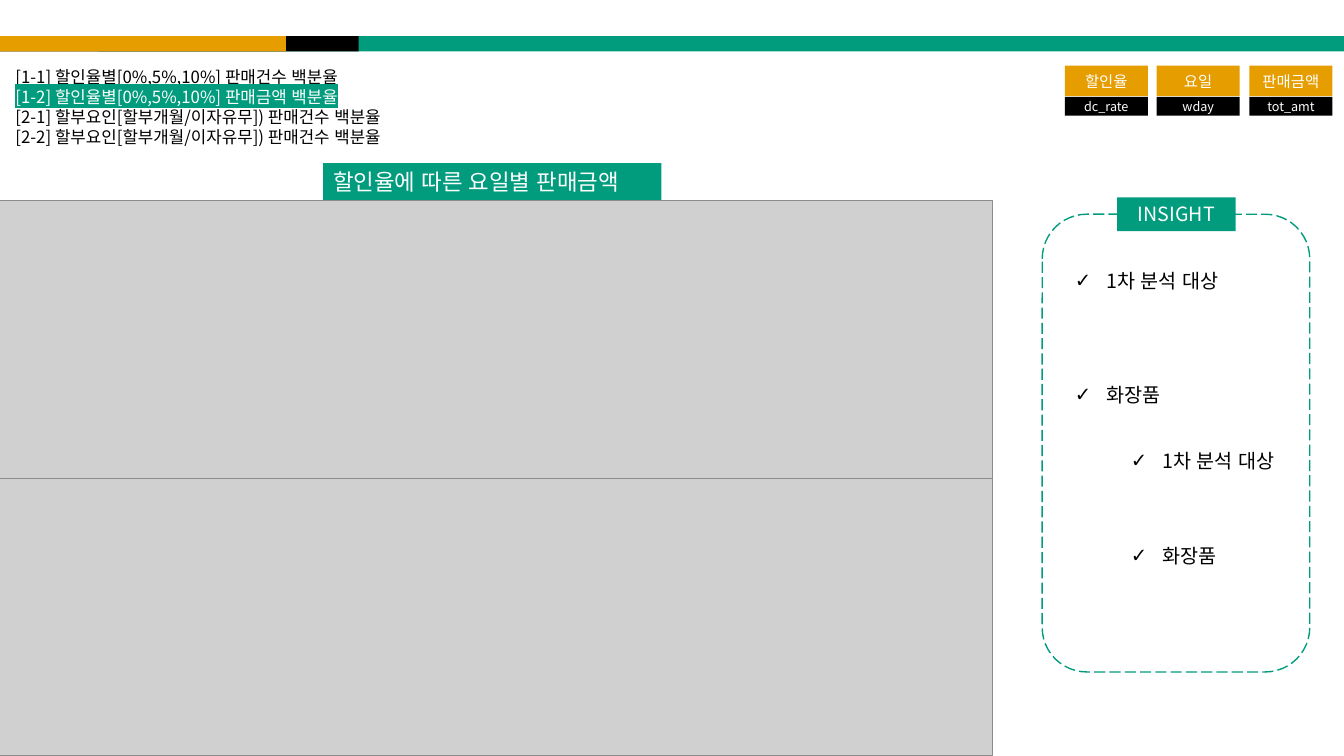
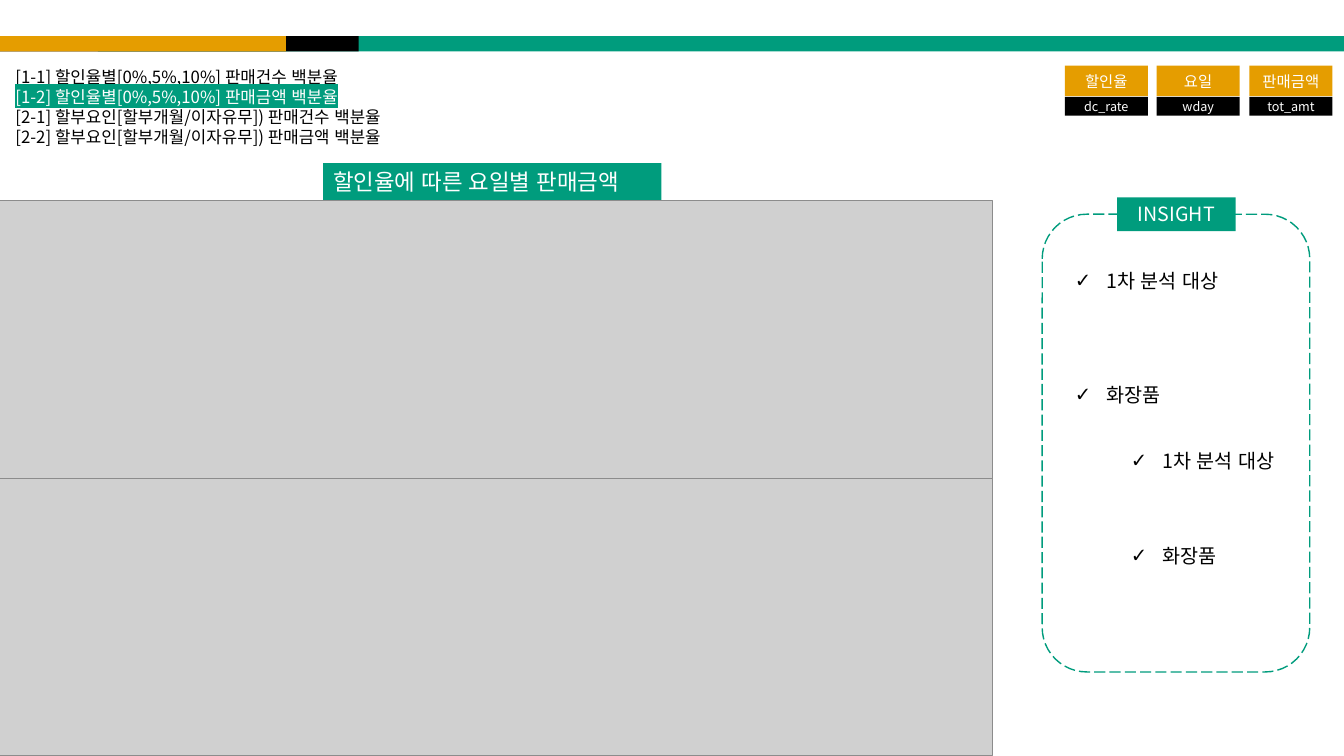
Before and after one commit to horaeng1/Asiae_AI, a slide deck: slide 32 of 1_Code/4_kim/R/BA_Project.pptx. Drawn at 1344x756 pixels with LibreOffice and Linux fonts; fonts in the diff are those of the drawing; grey boxes stand for pictures. Boxes give left, top, right and bottom in pixels: in the first picture for what was removed or moved away, otherwise in the second. Text is boxed around its words. In the diff, an @@ line names an element or a change of style, - is before the commit and + after.

```diff
--- a/1_Code/4_kim/R/BA_Project.pptx
+++ b/1_Code/4_kim/R/BA_Project.pptx
@@ text at (x1=15, y1=129, x2=380, y2=146): text changed @@
-[2-2] 할부요인[할부개월/이자유무]) 판매건수 백분율
+[2-2] 할부요인[할부개월/이자유무]) 판매금액 백분율
```
Also in this commit, not shown: 16 other slides changed, 17 slides added.
